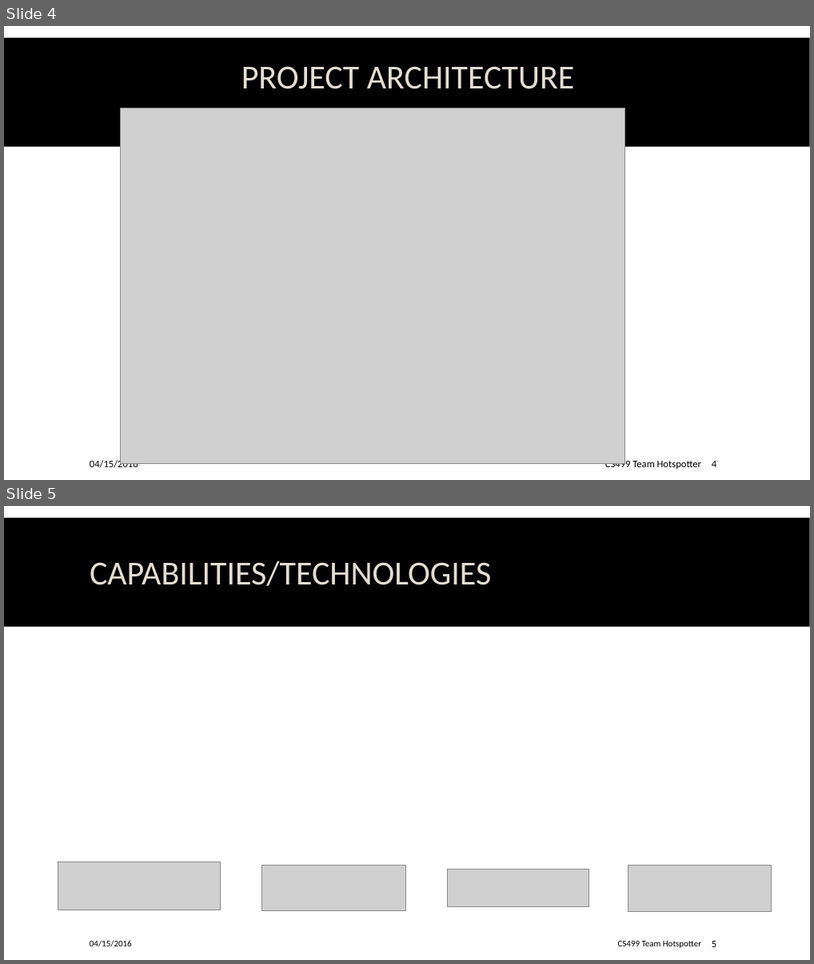
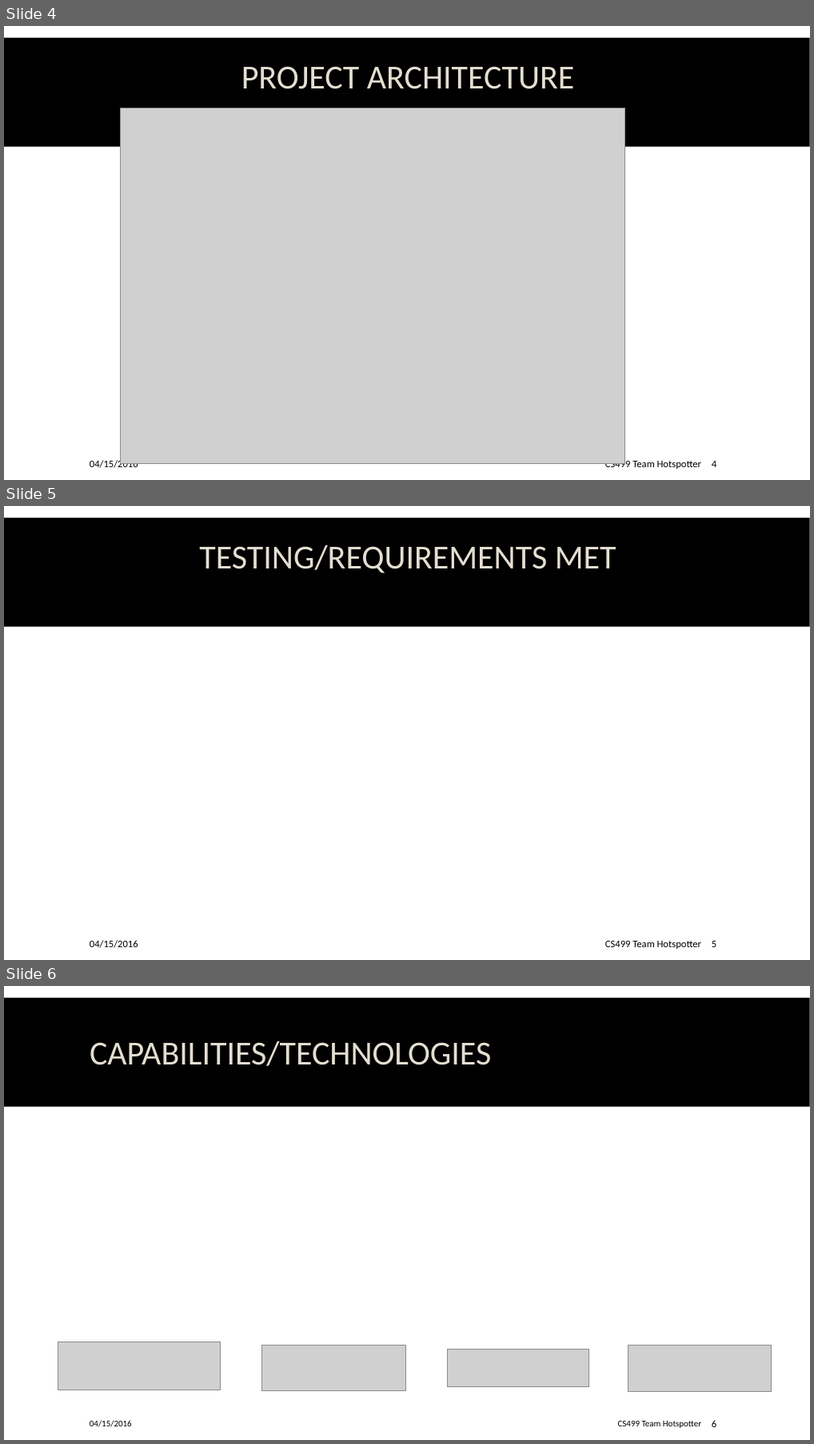
Before and after one commit to spesmit/hotspotter, a slide deck: Documentation/Presentations/CS499 Final Presentation.pptx. Shown one above the other, each under a label of ours: slides 4 and 5 before the commit, slides 4, 5 and 6 after it. The pictures are 814x964 and 814x1444 pixels, drawn with LibreOffice and Linux fonts; fonts in the diff are those of the drawing; grey boxes stand for pictures; background and template pictures are left out. Boxes give left, top, right and bottom in pixels: in the first picture for what was removed or moved away, otherwise in the second. Text is boxed around its words. In the diff, an @@ line names an element or a change of style, - is before the commit and + after.

Commit message:
add testing/requirements placeholder slide

```diff
--- a/Documentation/Presentations/CS499 Final Presentation.pptx
+++ b/Documentation/Presentations/CS499 Final Presentation.pptx
@@ slide 5 added at <box>4,506,810,960</box>, background picture (left out); not listed: 1 template element that a slide beside it also shows @@
@@ title added at <box>199,545,617,573</box>, 40 pt, text #E3DED1 @@
+TESTING/REQUIREMENTS MET
@@ text added at <box>90,940,138,948</box>, 12 pt, text #000000 @@
+04/15/2016
@@ text added at <box>606,940,702,948</box>, 12 pt, text #000000 @@
+CS499 Team Hotspotter
@@ page number added at <box>712,940,717,947</box>, 12 pt, text #000000 @@
+5
@@ what was slide 5 is now slide 6 @@
```
